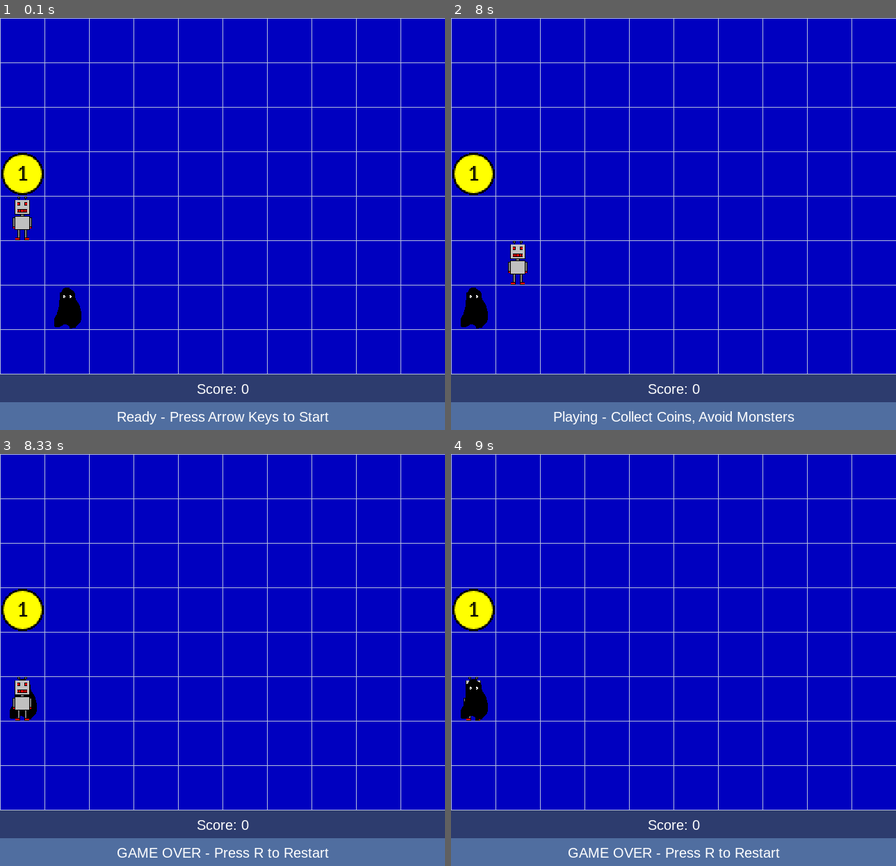
Above: before the commit, frames 1-4 (two rows, left to right).
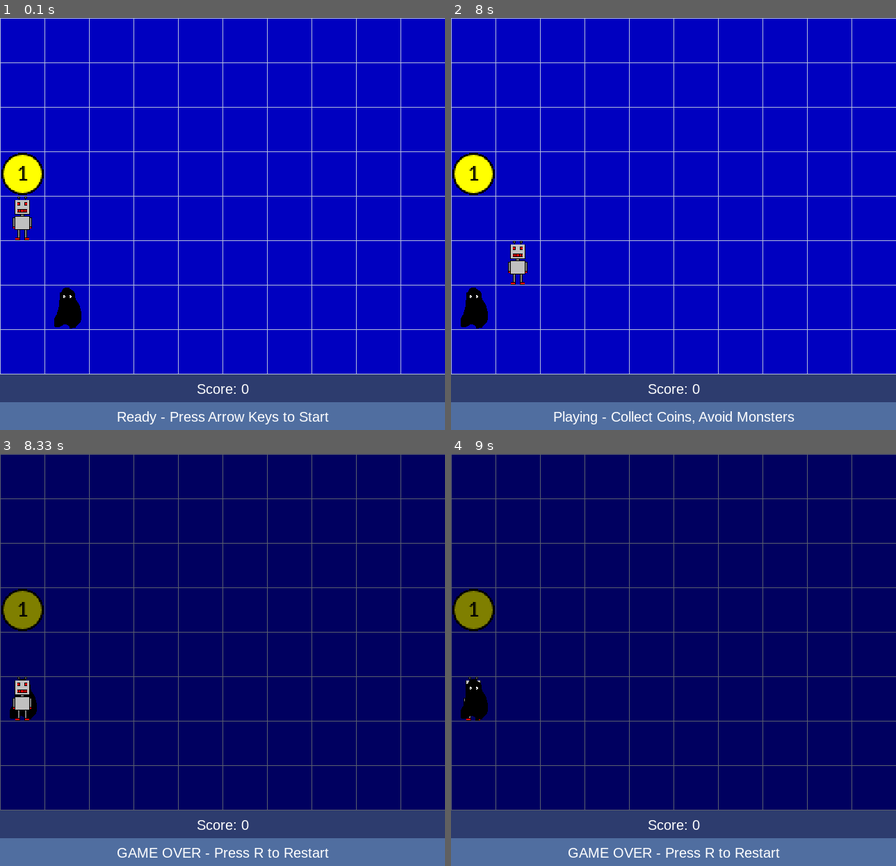
Above: after the commit, the same moments.

Repository: OHiddema/pygame
Game: pygame game, started from src/main.py
The game is run twice, just before and just after one commit, with the same random seed, the same clock (stepped at 60 frames per second) and the same inputs.
Inputs:
- Up to frame 1 (0.1 s): no input
- Up to frame 2 (8 s): tap Enter at 0.33 s; hold Down 1.23-1.7 s; hold Up 2.17-2.53 s; hold Right 2.57-3.2 s; hold Down 3.23-3.6 s; hold Left 3.63-4.1 s; hold Right 4.13-4.6 s; hold Up 4.63-4.93 s; hold Right 4.97-5.43 s; hold Left 5.47-6 s; hold Down 6.03-6.33 s; hold Left 6.37-6.77 s; hold Up 6.8-7.17 s; hold Right 7.2-7.83 s; hold Down from 7.87 s (still down)
- Up to frame 3 (8.33 s): release Down at 8.23 s; hold Left from 8.27 s (still down)
- Up to frame 4 (9 s): release Left at 8.73 s

Frames 1-2 are identical in both runs. In frame 3, 86% of the frame differs, in the area x 0-100%, y 0-87%; in frame 4, 86%.

Commit message:
semi transparent overlay on grid when game over

Diff:
--- a/src/main.py
+++ b/src/main.py
@@ -348,6 +348,11 @@
                 top.draw_CC(self.screen)
                 bottom.draw_CC(self.screen)
             case self.PauseState.MONSTER:
+
+                overlay = pygame.Surface((GRID_W, GRID_H), pygame.SRCALPHA)
+                overlay.fill((0, 0, 0, 128)) # Black with 50% transparency
+                self.screen.blit(overlay, (0, 0))
+
                 top, bottom = (
                     (self.pause_monster, self.robot)
                     if self.pause_toggle
